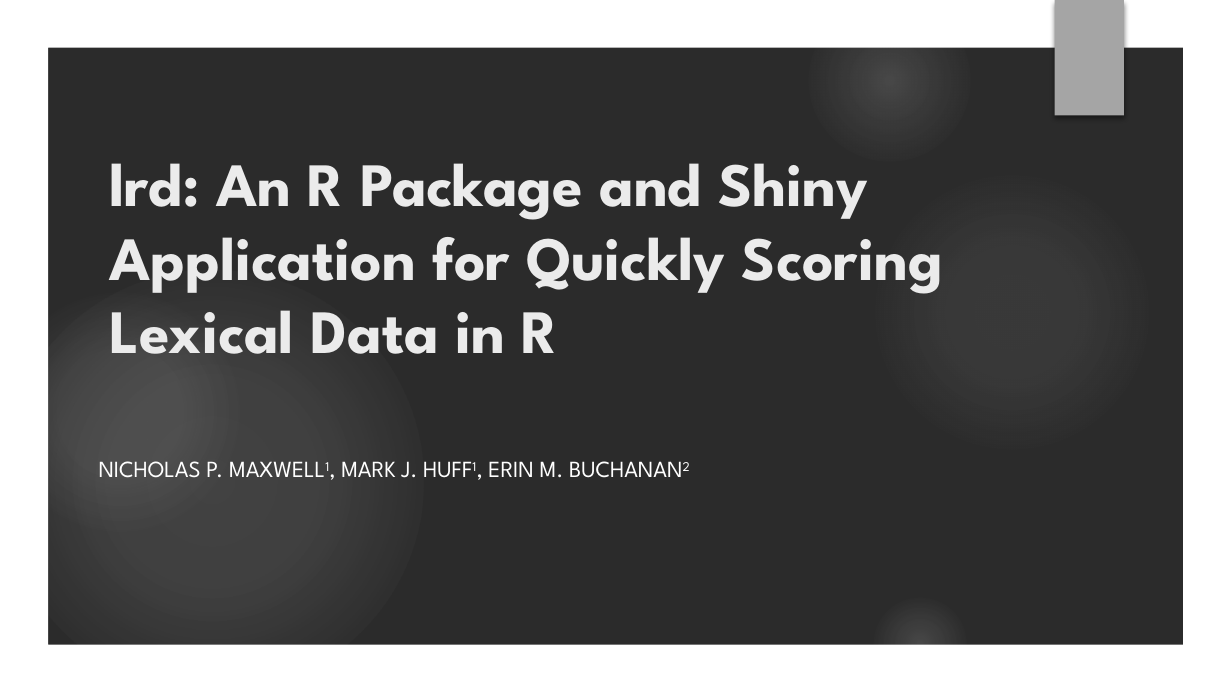
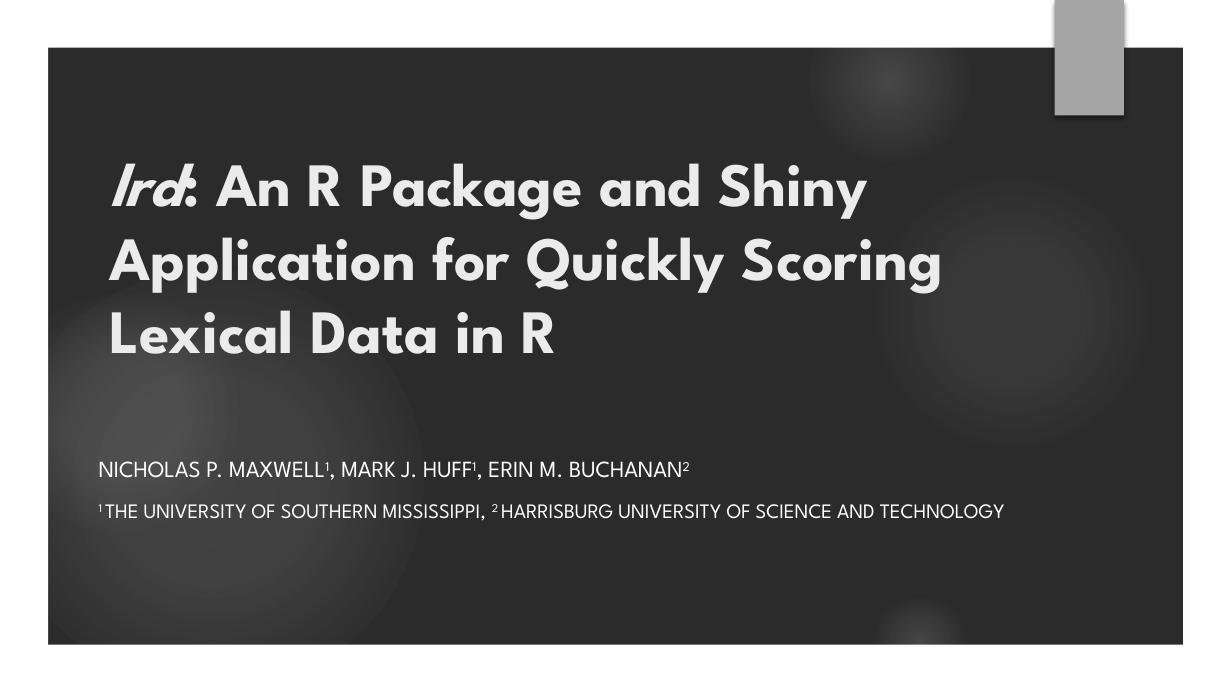
Before and after one commit to npm27/lrd-analysis, a slide deck: slide 1 of Presentations/Grad Symposium 21.pptx. Drawn at 1232x693 pixels with LibreOffice and Linux fonts; fonts in the diff are those of the drawing; background and template pictures are left out; a plain dark background stands for a picture behind light text. Boxes give left, top, right and bottom in pixels: in the first picture for what was removed or moved away, otherwise in the second. Text is boxed around its words. In the diff, an @@ line names an element or a change of style, - is before the commit and + after.

```diff
--- a/Presentations/Grad Symposium 21.pptx
+++ b/Presentations/Grad Symposium 21.pptx
@@ title "lrd: An R Package and ..." at box(109, 163, 943, 354): italic on in "lrd:" @@
@@ text added at box(99, 504, 1005, 521), 12 pt, text #FFFFFF @@
+1 THE UNIVERSITY OF SOUTHERN MISSISSIPPI, 2 HARRISBURG UNIVERSITY OF SCIENCE AND TECHNOLOGY
```
Also in this commit, not shown: 9 other slides changed, 11 slides added, 2 slides removed, 2 other files.
